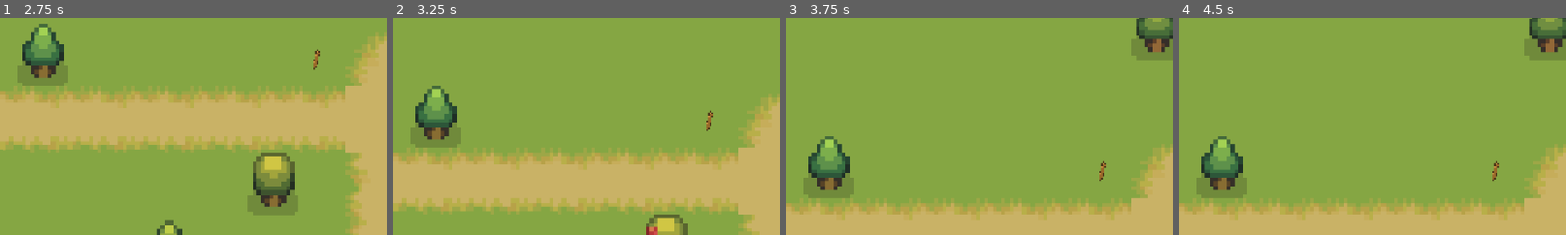
Above: before the commit, frames 1-4 (left to right).
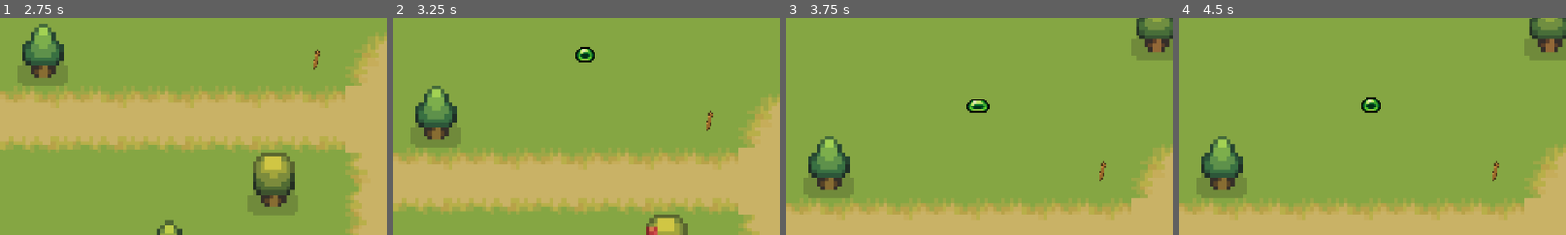
Above: after the commit, the same moments.

Repository: fcc-cs/a7-2d-survival-game-mohsinn1
Game: Godot game, scene res://scenes/world.tscn
Two runs of this game, one before a commit and one after it. Both use one fixed random seed, a clock stepped at 60 frames per second and the inputs below. The engine's default icon, where the game draws it, is replaced by a stand-in: a white triangle on a blue panel in a dark square.
Inputs (mouse positions are % of the whole screen's width and height, from its top left):
- Up to frame 1 (2.75 s): move the mouse to (72, 45) at 0.52 s; hold D (right) 0.53-1.28 s; tap E (equip) at 0.6 s; tap Enter at 1.25 s; move the mouse to (30, 55) at 1.27 s; hold S (down) 1.28-2.03 s; click (30, 55) at 1.35 s; move the mouse to (60, 28) at 2.02 s; hold D (right) from 2.03 s (still down); tap P (pickup) at 2.1 s
- Up to frame 2 (3.25 s): move the mouse to (45, 70) at 2.77 s; release D (right) at 2.78 s; hold W (up) from 2.78 s (still down); tap E (equip) at 2.85 s
- Up to frame 3 (3.75 s): move the mouse to (80, 65) at 3.52 s; release W (up) at 3.53 s; hold A (left) from 3.53 s (still down); click (80, 65) at 3.6 s
- Up to frame 4 (4.5 s): keep holding A (left); move the mouse to (20, 35) at 4.27 s; tap P (pickup) at 4.35 s
The pictures show only the part of the screen within x 3-53%, y 0-50%; the shares and areas given below are measured in that part.

Frame 1 is identical in both runs. In frame 2, 0.3% of the frame differs, in the area x 47-53%, y 13-21%; in frame 3, 0.3%, in the area x 46-53%, y 37-44%; in frame 4, 0.3%.

Commit message:
Video # 8 Partial Feature

Diff:
--- /dev/null
+++ b/scenes/slime.tscn
@@ -0,0 +1,177 @@
+[gd_scene load_steps=24 format=3 uid="uid://b65eomji2uwib"]
+
+[ext_resource type="Texture2D" uid="uid://b5wgxxs0wm6na" path="res://art/character/survivalgame-enemy-slime.png" id="1_371uh"]
+[ext_resource type="Script" uid="uid://c8piqfyss8cc4" path="res://scripts/slime.gd" id="1_p2gj0"]
+
+[sub_resource type="AtlasTexture" id="AtlasTexture_p2gj0"]
+atlas = ExtResource("1_371uh")
+region = Rect2(192, 0, 32, 32)
+
+[sub_resource type="AtlasTexture" id="AtlasTexture_n6pvg"]
+atlas = ExtResource("1_371uh")
+region = Rect2(224, 0, 32, 32)
+
+[sub_resource type="AtlasTexture" id="AtlasTexture_pjw23"]
+atlas = ExtResource("1_371uh")
+region = Rect2(256, 0, 32, 32)
+
+[sub_resource type="AtlasTexture" id="AtlasTexture_2npkn"]
+atlas = ExtResource("1_371uh")
+region = Rect2(288, 0, 32, 32)
+
+[sub_resource type="AtlasTexture" id="AtlasTexture_fd6lc"]
+atlas = ExtResource("1_371uh")
+region = Rect2(320, 0, 32, 32)
+
+[sub_resource type="AtlasTexture" id="AtlasTexture_gstla"]
+atlas = ExtResource("1_371uh")
+region = Rect2(352, 0, 32, 32)
+
+[sub_resource type="AtlasTexture" id="AtlasTexture_v5wyi"]
+atlas = ExtResource("1_371uh")
+region = Rect2(384, 0, 32, 32)
+
+[sub_resource type="AtlasTexture" id="AtlasTexture_0l8pv"]
+atlas = ExtResource("1_371uh")
+region = Rect2(416, 0, 32, 32)
+
+[sub_resource type="AtlasTexture" id="AtlasTexture_vnioy"]
+atlas = ExtResource("1_371uh")
+region = Rect2(448, 0, 32, 32)
+
+[sub_resource type="AtlasTexture" id="AtlasTexture_2xjuo"]
+atlas = ExtResource("1_371uh")
+region = Rect2(0, 0, 32, 32)
+
+[sub_resource type="AtlasTexture" id="AtlasTexture_a02ik"]
+atlas = ExtResource("1_371uh")
+region = Rect2(32, 0, 32, 32)
+
+[sub_resource type="AtlasTexture" id="AtlasTexture_pu8ps"]
+atlas = ExtResource("1_371uh")
+region = Rect2(0, 0, 32, 32)
+
+[sub_resource type="AtlasTexture" id="AtlasTexture_g40cl"]
+atlas = ExtResource("1_371uh")
+region = Rect2(32, 0, 32, 32)
+
+[sub_resource type="AtlasTexture" id="AtlasTexture_cxm07"]
+atlas = ExtResource("1_371uh")
+region = Rect2(64, 0, 32, 32)
+
+[sub_resource type="AtlasTexture" id="AtlasTexture_g2qvl"]
+atlas = ExtResource("1_371uh")
+region = Rect2(96, 0, 32, 32)
+
+[sub_resource type="AtlasTexture" id="AtlasTexture_tyl0w"]
+atlas = ExtResource("1_371uh")
+region = Rect2(128, 0, 32, 32)
+
+[sub_resource type="AtlasTexture" id="AtlasTexture_fur4c"]
+atlas = ExtResource("1_371uh")
+region = Rect2(160, 0, 32, 32)
+
+[sub_resource type="SpriteFrames" id="SpriteFrames_2v7ff"]
+animations = [{
+"frames": [{
+"duration": 1.0,
+"texture": SubResource("AtlasTexture_p2gj0")
+}, {
+"duration": 1.0,
+"texture": SubResource("AtlasTexture_n6pvg")
+}, {
+"duration": 1.0,
+"texture": SubResource("AtlasTexture_pjw23")
+}, {
+"duration": 1.0,
+"texture": SubResource("AtlasTexture_2npkn")
+}, {
+"duration": 1.0,
+"texture": SubResource("AtlasTexture_fd6lc")
+}, {
+"duration": 1.0,
+"texture": SubResource("AtlasTexture_gstla")
+}, {
+"duration": 1.0,
+"texture": SubResource("AtlasTexture_v5wyi")
+}, {
+"duration": 1.0,
+"texture": SubResource("AtlasTexture_0l8pv")
+}, {
+"duration": 1.0,
+"texture": SubResource("AtlasTexture_vnioy")
+}],
+"loop": true,
+"name": &"death",
+"speed": 5.0
+}, {
+"frames": [{
+"duration": 1.0,
+"texture": SubResource("AtlasTexture_2xjuo")
+}, {
+"duration": 1.0,
+"texture": SubResource("AtlasTexture_a02ik")
+}],
+"loop": true,
+"name": &"idle",
+"speed": 5.0
+}, {
+"frames": [{
+"duration": 1.0,
+"texture": SubResource("AtlasTexture_pu8ps")
+}, {
+"duration": 1.0,
+"texture": SubResource("AtlasTexture_g40cl")
+}, {
+"duration": 1.0,
+"texture": SubResource("AtlasTexture_cxm07")
+}, {
+"duration": 1.0,
+"texture": SubResource("AtlasTexture_g2qvl")
+}, {
+"duration": 1.0,
+"texture": SubResource("AtlasTexture_tyl0w")
+}, {
+"duration": 1.0,
+"texture": SubResource("AtlasTexture_fur4c")
+}],
+"loop": true,
+"name": &"move",
+"speed": 5.0
+}]
+
+[sub_resource type="CircleShape2D" id="CircleShape2D_35t6e"]
+radius = 5.0
+
+[sub_resource type="CircleShape2D" id="CircleShape2D_pbccl"]
+radius = 6.0
+
+[sub_resource type="CircleShape2D" id="CircleShape2D_24adn"]
+radius = 53.0094
+
+[node name="slime" type="CharacterBody2D"]
+script = ExtResource("1_p2gj0")
+
+[node name="AnimatedSprite2D" type="AnimatedSprite2D" parent="."]
+sprite_frames = SubResource("SpriteFrames_2v7ff")
+animation = &"idle"
+frame_progress = 0.343025
+
+[node name="CollisionShape2D" type="CollisionShape2D" parent="."]
+position = Vector2(1, 0)
+shape = SubResource("CircleShape2D_35t6e")
+
+[node name="hitbox" type="Area2D" parent="."]
+position = Vector2(1, 0)
+
+[node name="CollisionShape2D" type="CollisionShape2D" parent="hitbox"]
+shape = SubResource("CircleShape2D_pbccl")
+
+[node name="detection_area" type="Area2D" parent="."]
+
+[node name="CollisionShape2D" type="CollisionShape2D" parent="detection_area"]
+shape = SubResource("CircleShape2D_24adn")
+
+[connection signal="area_entered" from="hitbox" to="." method="_on_hitbox_area_entered"]
+[connection signal="body_entered" from="detection_area" to="." method="_on_detection_area_body_entered"]
+[connection signal="body_exited" from="detection_area" to="." method="_on_detection_area_body_exited"]
--- a/scenes/world.tscn
+++ b/scenes/world.tscn
@@ -7,6 +7,7 @@
 [ext_resource type="Texture2D" uid="uid://c0rd3i2bd0s71" path="res://art/environment/survivalgame-trees.png" id="4_4mrxx"]
 [ext_resource type="PackedScene" uid="uid://dpsx4viwb1rdy" path="res://scenes/apple_tree.tscn" id="6_qfnet"]
 [ext_resource type="PackedScene" uid="uid://djf46rad2c0x2" path="res://scenes/stick_collectable.tscn" id="7_i7141"]
+[ext_resource type="PackedScene" uid="uid://b65eomji2uwib" path="res://scenes/slime.tscn" id="8_4mrxx"]
 
 [sub_resource type="TileSetAtlasSource" id="TileSetAtlasSource_7r4gi"]
 texture = ExtResource("1_71j4m")
@@ -311,3 +312,6 @@
 
 [node name="CollisionPolygon2D" type="CollisionPolygon2D" parent="collisions"]
 polygon = PackedVector2Array(-295.161, 175.441, -291.161, 0.440704, -2.16058, 1.4407, 1.83942, 480.441, -30.1606, 492.4 …(2001 unchanged characters)…
+
+[node name="slime" parent="." instance=ExtResource("8_4mrxx")]
+position = Vector2(-92, -15)
--- a/scripts/arrow.gd
+++ b/scripts/arrow.gd
@@ -14,3 +14,6 @@
 
 func _on_visible_on_screen_enabler_2d_screen_exited() -> void:
 	queue_free()
+
+func arrow_damage():
+	pass
--- /dev/null
+++ b/scripts/slime.gd
@@ -0,0 +1,50 @@
+extends CharacterBody2D
+
+var speed = 50
+var health = 100
+var damage
+
+var dead = false
+var player_in_area = false
+var player
+
+func _ready() -> void:
+	dead = false
+
+func _physics_process(delta: float) -> void:
+	if !dead:
+		$detection_area/CollisionShape2D.disabled = false
+		if player_in_area:
+			position += (player.position-position)/speed
+			$AnimatedSprite2D.play("move")
+		else:
+			$AnimatedSprite2D.play("idle")
+		if dead:
+			$detection_area/CollisionShape2D.disabled = true
+
+
+func _on_detection_area_body_entered(body: Node2D) -> void:
+	if body.has_method("Player"):
+		player = body
+		player_in_area = true
+
+func _on_detection_area_body_exited(body: Node2D) -> void:
+	if body.has_method("Player"):
+		player_in_area = false
+
+
+func _on_hitbox_area_entered(area: Area2D) -> void:
+	if area.has_method("arrow_damage"):
+		damage = 50
+		take_damage(damage)
+
+func take_damage(damage):
+	health -= damage
+	if health <= 0:
+		death()
+
+func death():
+	dead = true
+	$AnimatedSprite2D.play("death")
+	await get_tree().create_timer(1).timeout
+	queue_free()
Not shown: 1 places in scenes/world.tscn that only renumber resources
Not shown, added: scripts/slime.gd.uid
